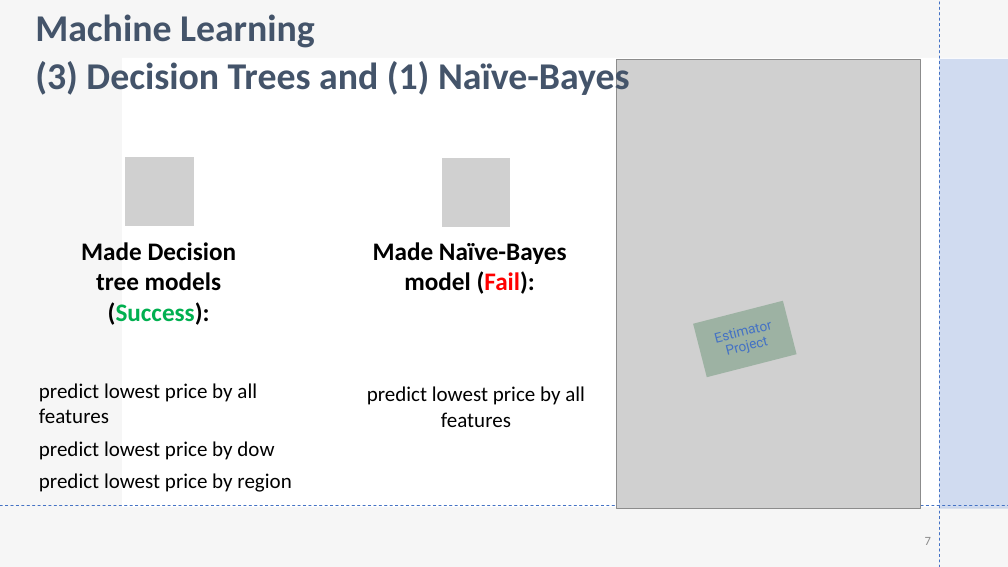
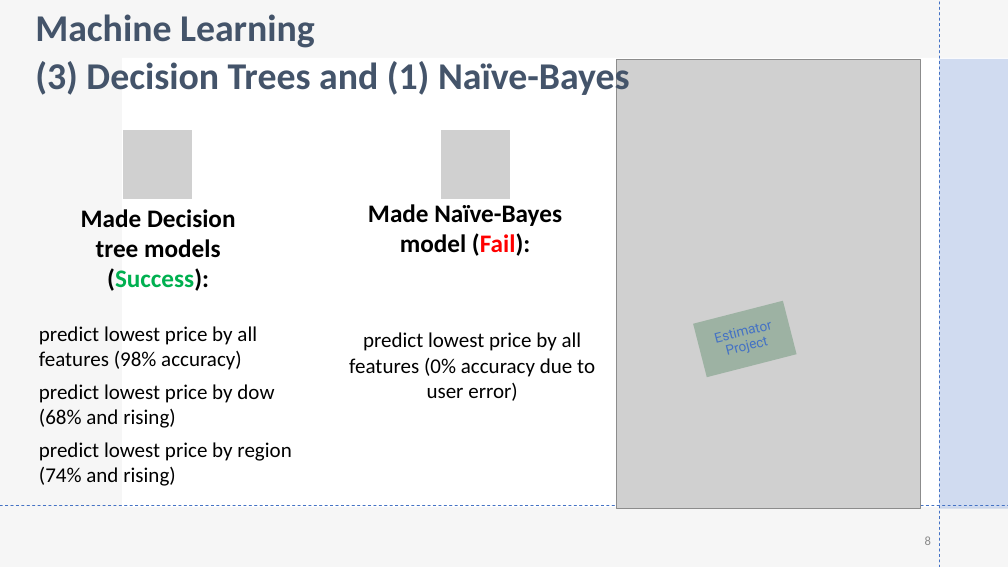
Before and after one commit to thegreatkeej/Estimator_Project, a slide deck: slide 8 of Team14_Presentation_Kijahre.pptx (slide 7 before the commit). Drawn at 1008x567 pixels with LibreOffice and Linux fonts; fonts in the diff are those of the drawing; grey boxes stand for pictures. Boxes give left, top, right and bottom in pixels: in the first picture for what was removed or moved away, otherwise in the second. Text is boxed around its words. In the diff, an @@ line names an element or a change of style, - is before the commit and + after.

```diff
--- a/Team14_Presentation_Kijahre.pptx
+++ b/Team14_Presentation_Kijahre.pptx
@@ picture added at (123,130,193,200) @@
@@ picture: place and size @@
-picture at (441,157,511,228)
+picture at (441,130,511,200)
@@ picture removed at (125,157,195,227) @@
@@ text "Made Decision tree models (Success):": place and size @@
-text "Made Decision tree models (Success):" at (81,242,237,325)
+text "Made Decision tree models (Success):" at (81,209,236,291)
@@ text "Made Naïve-Bayes model (Fail):": place and size @@
-text "Made Naïve-Bayes model (Fail):" at (373,242,567,294)
+text "Made Naïve-Bayes model (Fail):" at (368,204,562,256)
@@ text at (39,326,291,486): text changed @@
-predict lowest price by all features
-predict lowest price by dow
-predict lowest price by region
+predict lowest price by all features (98% accuracy)
+predict lowest price by dow (68% and rising)
+predict lowest price by region (74% and rising)
@@ text at (349,332,595,401): text changed @@
-predict lowest price by all features
+predict lowest price by all features (0% accuracy due to user error)
@@ page number at (925,536,931,545): text changed @@
-7
+8
```
Also in this commit, not shown: 1 other slide changed, 1 slide added, 26 other files.
